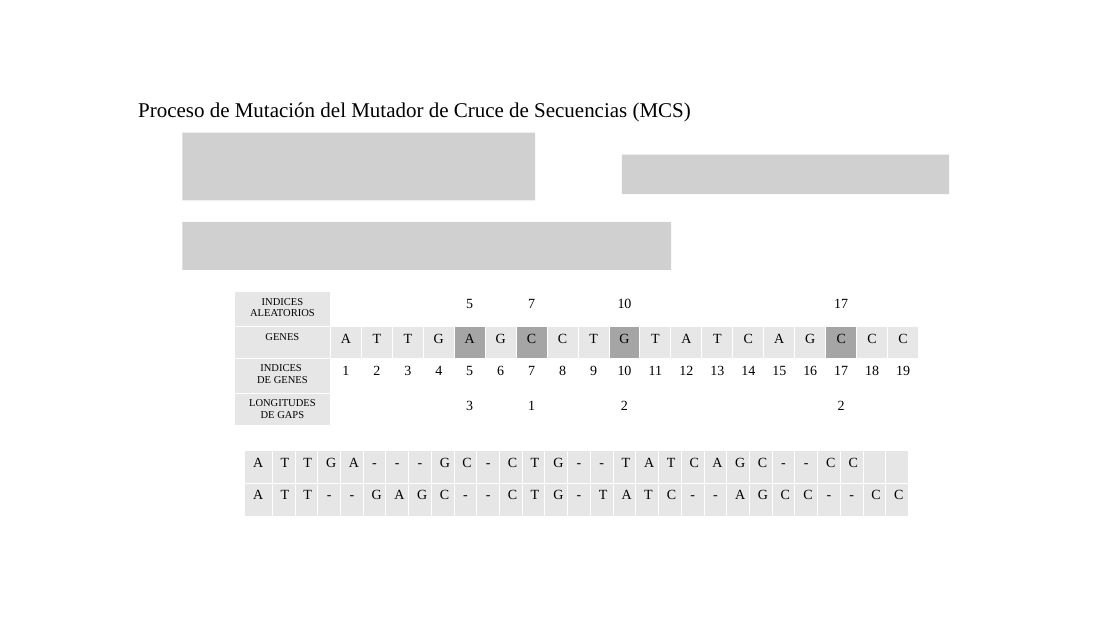
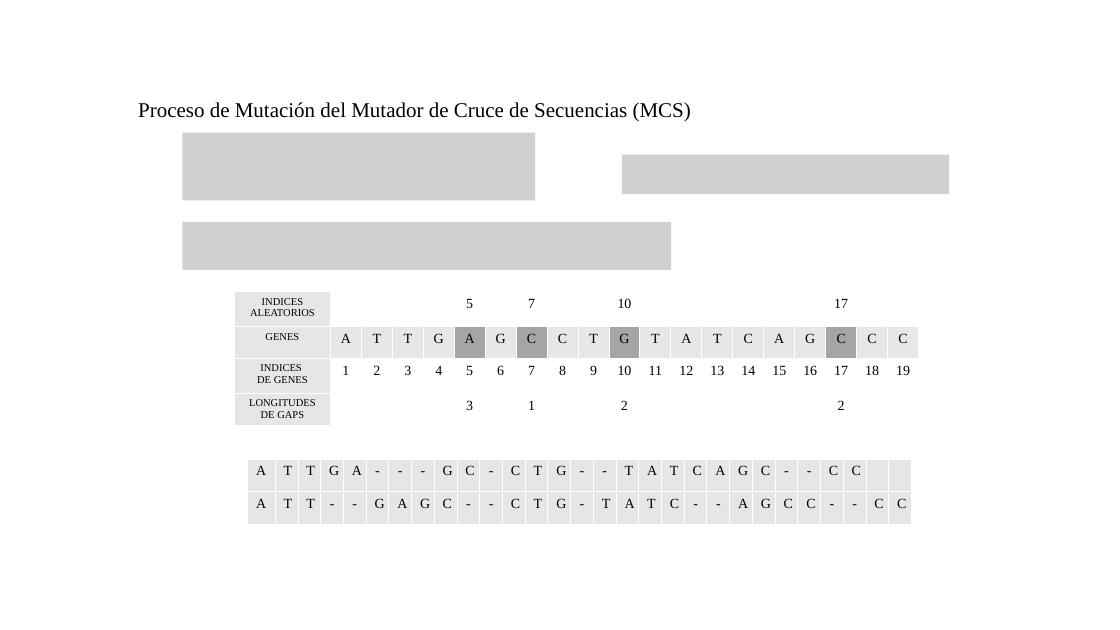
Before and after one commit to alanmenchaca/actm_algorithms, a slide deck: slide 3 of docu/mejoras/slides.pptx. Drawn at 1120x630 pixels with LibreOffice and Linux fonts; fonts in the diff are those of the drawing; grey boxes stand for pictures. Boxes give left, top, right and bottom in pixels: in the first picture for what was removed or moved away, otherwise in the second. Text is boxed around its words. In the diff, an @@ line names an element or a change of style, - is before the commit and + after.

```diff
--- a/docu/mejoras/slides.pptx
+++ b/docu/mejoras/slides.pptx
@@ table: place and size @@
-table at [245, 450, 908, 516]
+table at [247, 460, 911, 525]
```
Also in this commit, not shown: 1 other slide changed, 1 slide removed, 1 other file.
